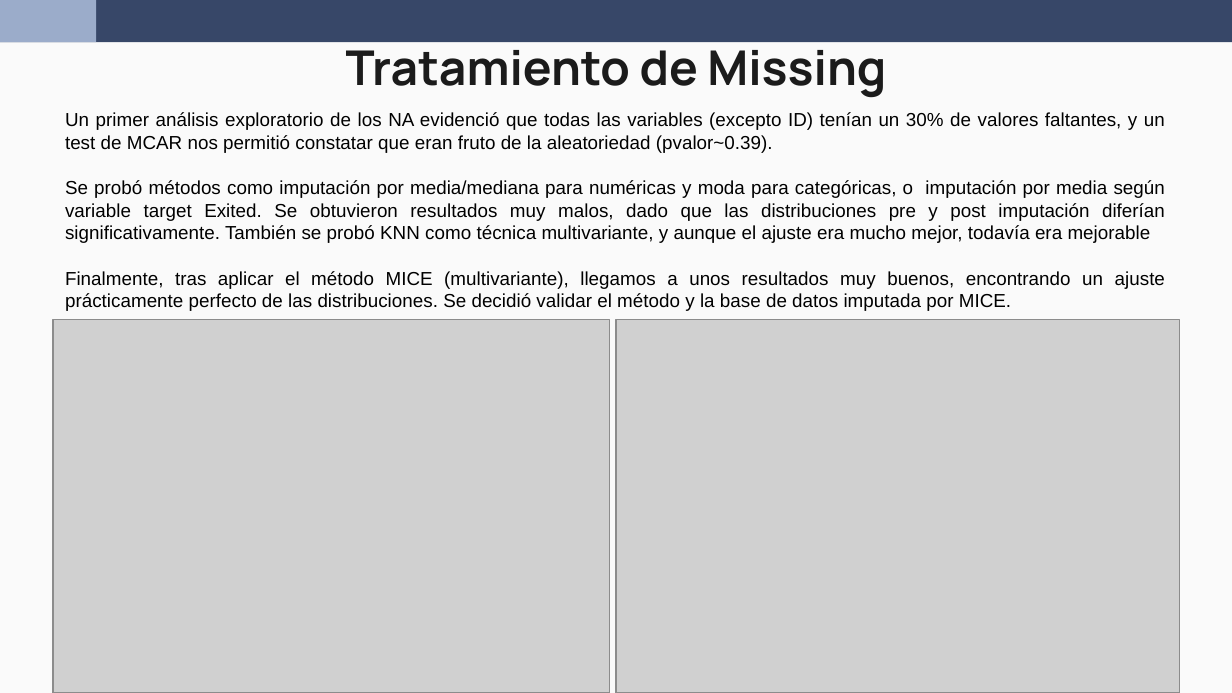
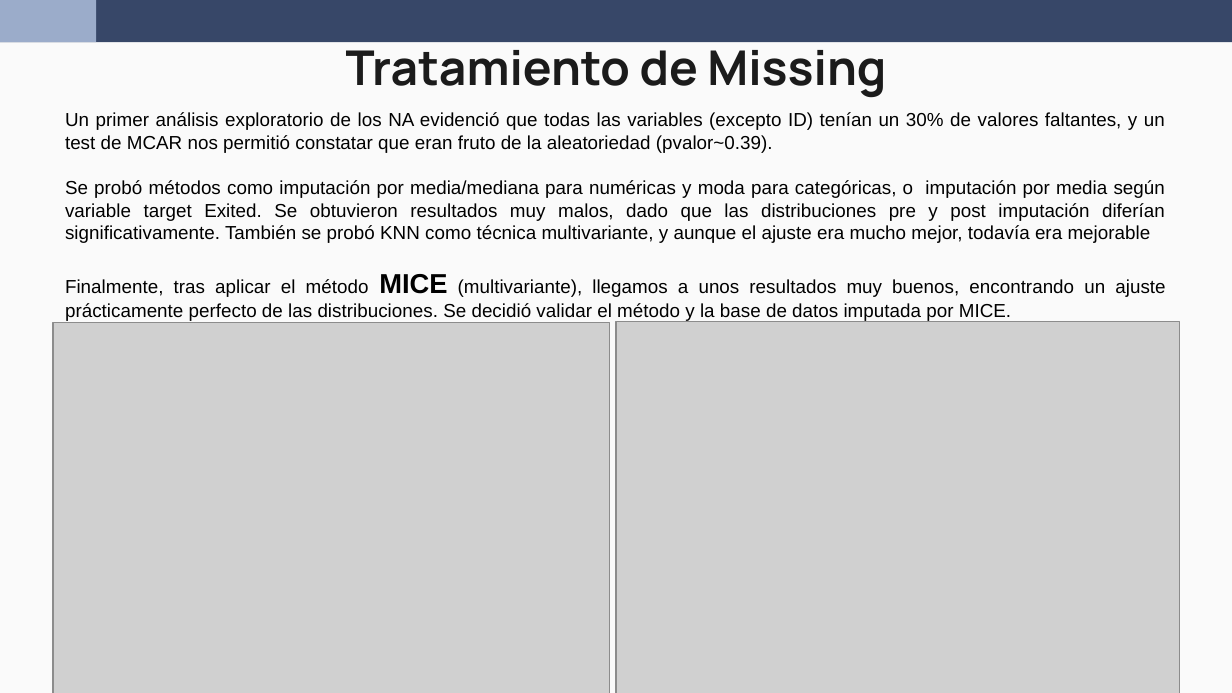
Before and after one commit to wen2111/Mineria, a slide deck: slide 7 of Entrega_1/0 - REPORTE/REPORTE.pptx. Drawn at 1232x693 pixels with LibreOffice and Linux fonts; fonts in the diff are those of the drawing; grey boxes stand for pictures. Boxes give left, top, right and bottom in pixels: in the first picture for what was removed or moved away, otherwise in the second. Text is boxed around its words. In the diff, an @@ line names an element or a change of style, - is before the commit and + after.

```diff
--- a/Entrega_1/0 - REPORTE/REPORTE.pptx
+++ b/Entrega_1/0 - REPORTE/REPORTE.pptx
@@ text at [65,274,1165,322]: size 11 to 16 pt, bold on in "MICE" @@
```
Also in this commit, not shown: 4 other slides changed.
